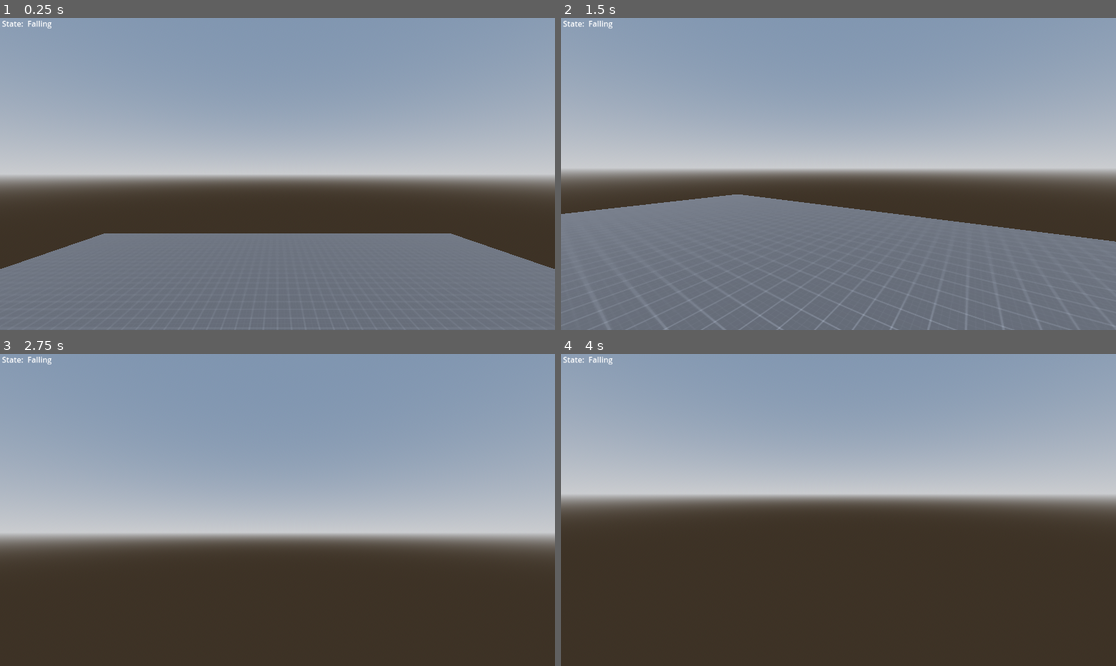
Above: before the commit, frames 1-4 (two rows, left to right).
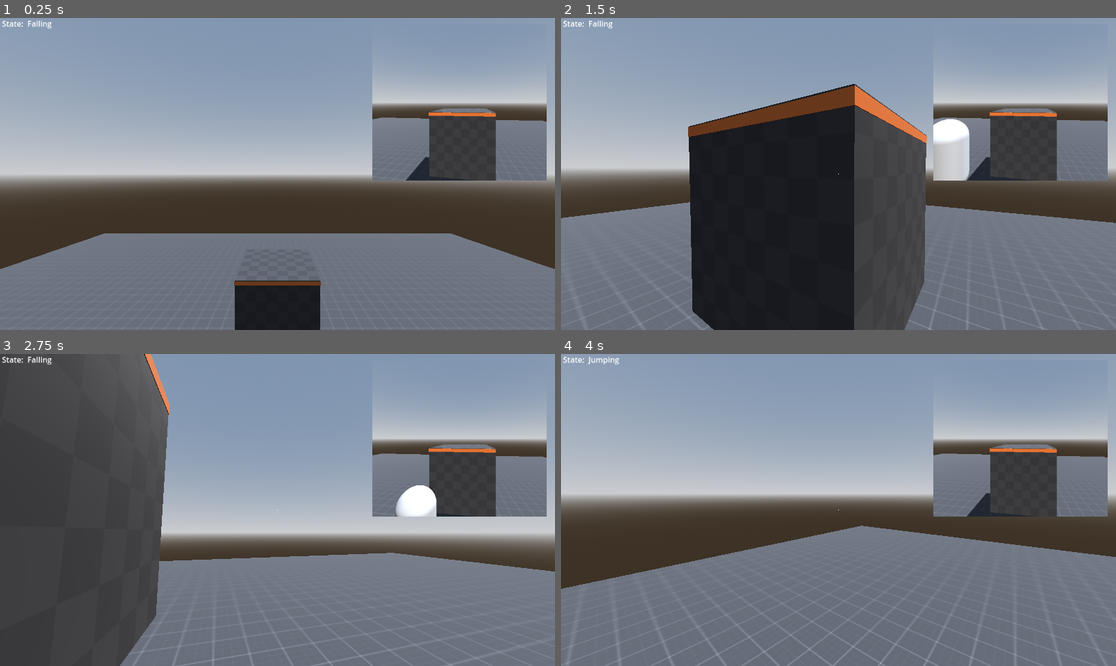
Above: after the commit, the same moments.

Repository: Lightnet/gd_player_state_machines
Game: Godot game, scene res://scenes/prototype_state.tscn
Two runs of this game, one before a commit and one after it. Both use one fixed random seed, a clock stepped at 60 frames per second and the inputs below.
Inputs (mouse positions are in pixels of both pictures, inside the frame that each line leads up to):
- Up to frame 1 (0.25 s): no input
- Up to frame 2 (1.5 s): move the mouse to (866, 174) at 0.52 s; hold Space (jump) 0.53-1.28 s; hold W (forward) from 0.53 s (still down); move the mouse to (810, 174) at 1.27 s; tap Space (jump) at 1.35 s
- Up to frame 3 (2.75 s): keep holding W (forward); tap Space (jump) at 1.52, 1.82 s; move the mouse to (288, 503) at 2.02 s; hold Space (jump) from 2.03 s (still down)
- Up to frame 4 (4 s): keep holding W (forward); move the mouse to (832, 516) at 2.77 s; release Space (jump) at 2.78 s; tap Space (jump) at 2.85, 3.02, 3.32 s; move the mouse to (877, 513) at 3.52 s; hold Space (jump) from 3.53 s (still down)

The runs differ from the first frame. In frame 1, 12% of the frame differs, in the area x 42-99%, y 18-100%; in frame 2, 40%; in frame 3, 60%, in the area x 0-100%, y 0-100%; in frame 4, 46%.

Commit message:
vault climbing test and refs.

Diff:
--- a/prefabs/player/player.tscn
+++ b/prefabs/player/player.tscn
@@ -10,6 +10,9 @@
 [sub_resource type="CapsuleShape3D" id="CapsuleShape3D_r5ocr"]
 
 [sub_resource type="CapsuleMesh" id="CapsuleMesh_8au0d"]
+
+[sub_resource type="CylinderShape3D" id="CylinderShape3D_iylwk"]
+radius = 0.3
 
 [node name="Player" type="CharacterBody3D"]
 script = ExtResource("1_iylwk")
@@ -40,3 +43,13 @@
 
 [node name="Falling" type="Node" parent="StateMachine"]
 script = ExtResource("6_30gqm")
+
+[node name="obstacle_detector_top" type="Area3D" parent="."]
+
+[node name="CollisionShape3D" type="CollisionShape3D" parent="obstacle_detector_top"]
+editor_description = "Detect to prevent clipping."
+transform = Transform3D(1, 0, 0, 0, 1, 0, 0, 0, 1, 0, 2.01013, 0)
+shape = SubResource("CylinderShape3D_iylwk")
+
+[connection signal="body_entered" from="obstacle_detector_top" to="." method="_on_obstacle_detector_top_body_entered"]
+[connection signal="body_exited" from="obstacle_detector_top" to="." method="_on_obstacle_detector_top_body_exited"]
--- a/scenes/prototype_state.tscn
+++ b/scenes/prototype_state.tscn
@@ -1,8 +1,10 @@
-[gd_scene load_steps=8 format=3 uid="uid://bnkmiak55l2fn"]
+[gd_scene load_steps=16 format=3 uid="uid://bnkmiak55l2fn"]
 
 [ext_resource type="Texture2D" uid="uid://dihkml6628xmu" path="res://addons/kenney_prototype_textures/dark/texture_01.png" id="1_1crot"]
 [ext_resource type="PackedScene" uid="uid://mvfpjdjmgvyl" path="res://prefabs/player/player.tscn" id="1_r5ocr"]
 [ext_resource type="Script" uid="uid://4rgcsyaqbjfm" path="res://scripts/ui_player_state.gd" id="3_8au0d"]
+[ext_resource type="Texture2D" uid="uid://bm40xph16eexn" path="res://addons/kenney_prototype_textures/dark/texture_08.png" id="4_jvrg6"]
+[ext_resource type="Script" uid="uid://b4dxjfku8hkmx" path="res://scripts/reticle.gd" id="4_l47rc"]
 
 [sub_resource type="ProceduralSkyMaterial" id="ProceduralSkyMaterial_jvrg6"]
 sky_horizon_color = Color(0.662243, 0.671743, 0.686743, 1)
@@ -19,6 +21,26 @@
 [sub_resource type="StandardMaterial3D" id="StandardMaterial3D_jvrg6"]
 albedo_texture = ExtResource("1_1crot")
 uv1_triplanar = true
+
+[sub_resource type="BoxShape3D" id="BoxShape3D_l47rc"]
+size = Vector3(2, 2, 2)
+
+[sub_resource type="BoxMesh" id="BoxMesh_bqab6"]
+size = Vector3(2, 2, 2)
+
+[sub_resource type="StandardMaterial3D" id="StandardMaterial3D_2hmv8"]
+albedo_texture = ExtResource("4_jvrg6")
+uv1_triplanar = true
+
+[sub_resource type="BoxShape3D" id="BoxShape3D_jvrg6"]
+size = Vector3(2.01, 0.1, 2.01)
+
+[sub_resource type="StandardMaterial3D" id="StandardMaterial3D_l47rc"]
+albedo_color = Color(0.71234, 0.381251, 0.156858, 1)
+
+[sub_resource type="BoxMesh" id="BoxMesh_2hmv8"]
+material = SubResource("StandardMaterial3D_l47rc")
+size = Vector3(2.01, 0.1, 2.01)
 
 [node name="PrototypeState" type="Node3D"]
 
@@ -66,3 +88,53 @@
 [node name="PlayerState" type="Label" parent="CanvasLayer/Control/VBoxContainer/HBoxContainer"]
 layout_mode = 2
 text = " None "
+
+[node name="reticle" type="CenterContainer" parent="CanvasLayer/Control"]
+layout_mode = 1
+anchors_preset = 8
+anchor_left = 0.5
+anchor_top = 0.5
+anchor_right = 0.5
+anchor_bottom = 0.5
+offset_left = -0.5
+offset_top = -0.5
+offset_right = 0.5
+offset_bottom = 0.5
+grow_horizontal = 2
+grow_vertical = 2
+script = ExtResource("4_l47rc")
+
+[node name="SubViewportContainer" type="SubViewportContainer" parent="CanvasLayer"]
+offset_left = 773.0
+offset_top = 13.0
+offset_right = 1134.0
+offset_bottom = 338.0
+stretch = true
+
+[node name="SubViewport" type="SubViewport" parent="CanvasLayer/SubViewportContainer"]
+size = Vector2i(361, 325)
+
+[node name="Camera3D" type="Camera3D" parent="CanvasLayer/SubViewportContainer/SubViewport"]
+transform = Transform3D(-0.11934, 0, 0.992853, 0, 1, 0, -0.992853, 0, -0.11934, 4.03532, 2.7945, -3.31459)
+
+[node name="StaticBody3D" type="StaticBody3D" parent="."]
+transform = Transform3D(1, 0, 0, 0, 1, 0, 0, 0, 1, 0, 1.5, -3)
+
+[node name="CollisionShape3D" type="CollisionShape3D" parent="StaticBody3D"]
+shape = SubResource("BoxShape3D_l47rc")
+
+[node name="MeshInstance3D" type="MeshInstance3D" parent="StaticBody3D"]
+mesh = SubResource("BoxMesh_bqab6")
+surface_material_override/0 = SubResource("StandardMaterial3D_2hmv8")
+
+[node name="Area3D" type="Area3D" parent="StaticBody3D"]
+collision_layer = 2
+collision_mask = 2
+
+[node name="CollisionShape3D" type="CollisionShape3D" parent="StaticBody3D/Area3D"]
+transform = Transform3D(1, 0, 0, 0, 1, 0, 0, 0, 1, 0, 0.94883, 0)
+shape = SubResource("BoxShape3D_jvrg6")
+
+[node name="MeshInstance3D" type="MeshInstance3D" parent="StaticBody3D/Area3D"]
+transform = Transform3D(1, 0, 0, 0, 1, 0, 0, 0, 1, 0, 0.938303, 0)
+mesh = SubResource("BoxMesh_2hmv8")
--- a/scripts/player/player.gd
+++ b/scripts/player/player.gd
@@ -1,7 +1,10 @@
 class_name Player extends CharacterBody3D
 
+@onready var collision_shape: CollisionShape3D = $CollisionShape3D
+@onready var neck: Node3D = $Neck
+@onready var camera: Camera3D = $Neck/Camera3D
 
-@export var WALK_SPEED := 10.0
+@export var WALK_SPEED := 5.0
 @export var SPRINT_SPEED = 8.0
 
 @export var JUMP_VELOCITY := 4.0
@@ -11,9 +14,9 @@
 @export var IS_CONTROLLER: = true #handle when the menu N/A
 @export var CROUCH_HEIGHT_SCALE = 0.5
 @export var CROUCH_RADIUS_SCALE = 0.5
+@export var is_climbing:bool = false
 
-@onready var neck: Node3D = $Neck
-@onready var camera: Camera3D = $Neck/Camera3D
+var obstacles:Array
 
 func _ready() -> void:
 	Input.set_mouse_mode(Input.MOUSE_MODE_CAPTURED)
@@ -28,3 +31,66 @@
 
 	if event.is_action_pressed("escape"):
 		get_tree().quit()
+
+func _physics_process(delta: float) -> void:
+	vaulting(delta)
+	pass
+
+# calculting the place_to_land position and initiating the vault animation.
+func vaulting(delta):
+	if Input.is_action_just_pressed("jump"):
+		var start_hit = raycast(camera.transform.origin, camera.to_global(Vector3(0,0,-1)))
+		if start_hit and obstacles.is_empty():
+			#RayCast to detect the prefect place to land(Not that speical, I just excaggerate :D)
+			var place_to_land = raycast(\
+				start_hit.position + self.to_global(Vector3.FORWARD) * collision_shape.shape.radius + (Vector3.UP * collision_shape.shape.height), \
+				Vector3.DOWN * (collision_shape.shape.height))
+			if place_to_land:
+				vault_animation(place_to_land)
+	pass
+
+# create raycast from vis code
+func raycast(from:Vector3, to:Vector3):
+	var space = get_world_3d().direct_space_state
+	var query = PhysicsRayQueryParameters3D.create(from, to, 2)
+	query.collide_with_areas = true
+	return space.intersect_ray(query)
+	#pass
+
+# obstacles for top
+func _on_obstacle_detector_top_body_entered(body: Node3D) -> void:
+	if body != self:
+		obstacles.append(body)
+	#pass
+# obstacles for top
+func _on_obstacle_detector_top_body_exited(body: Node3D) -> void:
+	if body != self:
+		obstacles.remove_at(obstacles.find(body))
+	#pass
+# animation for vulting / climbing
+func vault_animation(place_to_land):
+	# player is climbing
+	is_climbing = true
+
+	# first tween animation will make the player move up
+	var vertical_climb = Vector3(global_transform.origin.x, place_to_land.position.y, global_transform.origin.z)
+	print("vertical_climb: ", vertical_climb)
+	vertical_climb.y = vertical_climb.y + (collision_shape.shape.height / 2)
+	var vertical_tween = get_tree().create_tween().set_trans(Tween.TRANS_LINEAR).set_ease(Tween.EASE_IN)
+	vertical_tween.tween_property(self, "global_transform:origin", vertical_climb, 0.4)
+
+	# we wait for the animation to finish
+	await vertical_tween.finished
+
+	# second tween animation will make the player move forard where the place is facing
+	var forward = global_transform.origin + (-self.basis.z * 1.2)
+	var forward_tween = get_tree().create_tween().set_trans(Tween.TRANS_LINEAR).set_ease(Tween.EASE_IN_OUT)
+	forward_tween.tween_property(self, "global_transform:origin", forward, 0.3)
+
+	# we wait for the animation to finish
+	await forward_tween.finished
+
+	# player isn't climb anymore
+	is_climbing = false
+	#pass
+#
--- /dev/null
+++ b/scripts/reticle.gd
@@ -0,0 +1,13 @@
+extends CenterContainer
+
+@export var DOT_RADIUS:float = 1.0
+@export var DOT_COLOR:Color = Color.WHITE
+
+#func _ready() -> void:
+	#pass
+
+#func _process(delta: float) -> void:
+	#pass
+
+func _draw():
+	draw_circle(Vector2(0,0), DOT_RADIUS, DOT_COLOR)
--- a/scripts/state_machines/player/falling.gd
+++ b/scripts/state_machines/player/falling.gd
@@ -9,10 +9,10 @@
 	#player.velocity.x = player.WALK_SPEED * input_direction_x
 
 	var input_dir = Input.get_vector("left","right","forward","backward",-1.0)
-	print("input_dir: ",input_dir)
+	#print("input_dir: ",input_dir)
 
 	var direction = (player.transform.basis * Vector3(input_dir.x,0,input_dir.y)).normalized()
-	print("direction: ",direction)
+	#print("direction: ",direction)
 	if direction:
 		player.velocity.x = (direction.x * player.WALK_SPEED)
 		player.velocity.z = (direction.z * player.WALK_SPEED)
--- a/scripts/state_machines/player/jumping.gd
+++ b/scripts/state_machines/player/jumping.gd
@@ -10,10 +10,10 @@
 	var input_direction_x := Input.get_axis("left", "right")
 	#player.velocity.x = player.WALK_SPEED * input_direction_x
 	var input_dir = Input.get_vector("left","right","forward","backward",-1.0)
-	print("input_dir: ",input_dir)
+	#print("input_dir: ",input_dir)
 
 	var direction = (player.transform.basis * Vector3(input_dir.x,0,input_dir.y)).normalized()
-	print("direction: ",direction)
+	#print("direction: ",direction)
 
 	if direction:
 		player.velocity.x = (direction.x * player.WALK_SPEED)
@@ -31,4 +31,4 @@
 			finished.emit(RUNNING)
 	elif player.velocity.y <= 0:
 		finished.emit(FALLING)
-	print("player.velocity.y: ", player.velocity.y)
+	#print("player.velocity.y: ", player.velocity.y)
--- a/scripts/state_machines/player/running.gd
+++ b/scripts/state_machines/player/running.gd
@@ -14,10 +14,10 @@
 	#print("running...")
 
 	var input_dir = Input.get_vector("left","right","forward","backward",-1.0)
-	print("input_dir: ",input_dir)
+	#print("input_dir: ",input_dir)
 
 	var direction = (player.transform.basis * Vector3(input_dir.x,0,input_dir.y)).normalized()
-	print("direction: ",direction)
+	#print("direction: ",direction)
 
 	if direction:
 		player.velocity.x = (direction.x * player.WALK_SPEED)
Not shown: 1 places in prefabs/player/player.tscn that only renumber resources
Not shown, added: scripts/reticle.gd.uid
Not shown, changed: README.md
